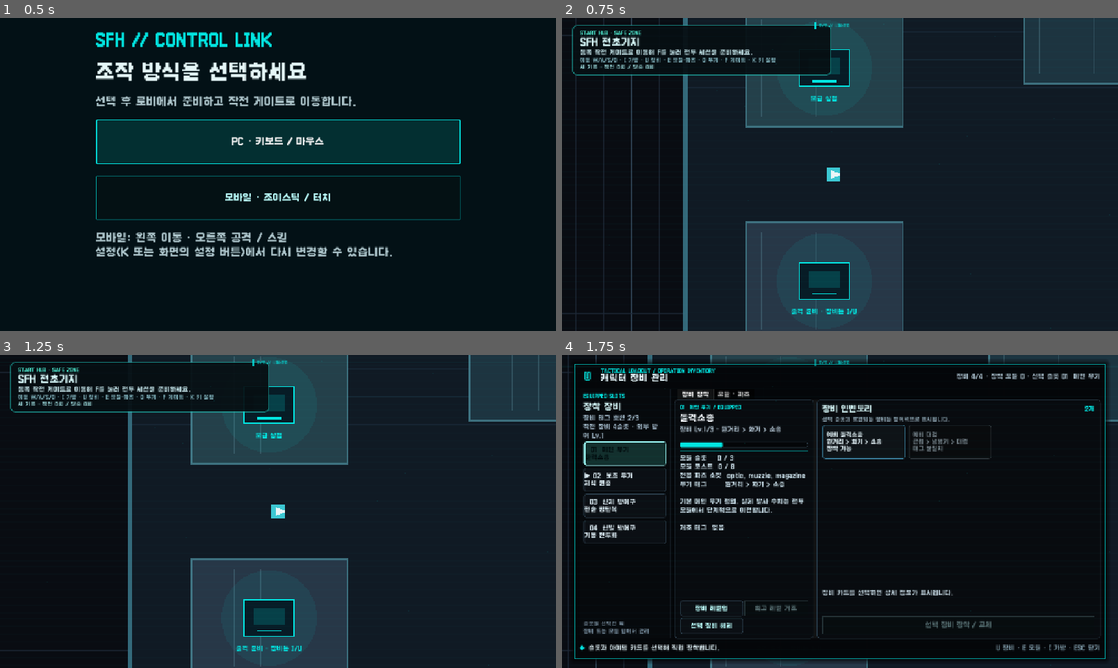
Above: before the commit, frames 1-4 (two rows, left to right).
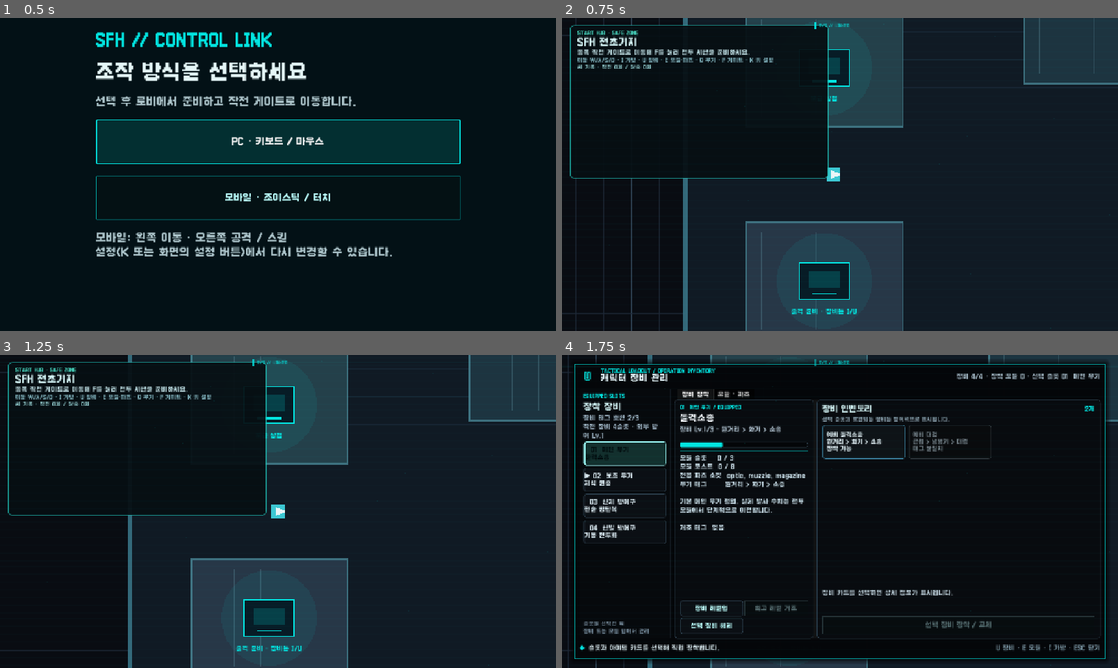
Above: after the commit, the same moments.

Repository: aedws/SFH
Game: Godot game, scene res://game/scenes/application.tscn
Two runs of this game, one before a commit and one after it. Both use one fixed random seed, a clock stepped at 60 frames per second and the inputs below.
Inputs (mouse positions are in pixels of both pictures, inside the frame that each line leads up to):
- Up to frame 1 (0.5 s): no input
- Up to frame 2 (0.75 s): click "PC · 키보드 / 마우스" at 0.5 s
- Up to frame 3 (1.25 s): no input
- Up to frame 4 (1.75 s): tap Enter (ui_accept) at 1.25, 1.52 s; move the mouse to (962, 495) at 1.27 s; hold D (move_right) from 1.28 s (still down); hold Q (switch_weapon) from 1.28 s (still down); click (962, 495) at 1.42 s; tap U (toggle_equipment) at 1.55 s

Frame 1 is identical in both runs. In frame 2, 4.7% of the frame differs, in the area x 1-49%, y 2-52%; in frame 3, 4.4%; in frame 4, nothing differs.

Commit message:
fix: preserve PC sizing and stabilize mobile rotation and remapped skills

Diff:
--- a/docs/assets/code-module-map.json
+++ b/docs/assets/code-module-map.json
@@ -1,6 +1,6 @@
 {
   "schema_version": 1,
-  "source_sha256": "7cffe2b518fed07b54838e0106388042501626d4284bab5a6a8933d7693c3bb8",
+  "source_sha256": "a5ff486ef024e04dc74db8f7605ee64b97038fc3c27c3370dba2171abbc4f747",
   "layers": [
     {
       "id": "contract",
--- a/game/features/minimap/minimap.gd
+++ b/game/features/minimap/minimap.gd
@@ -121,8 +121,8 @@
 		set_anchors_preset(Control.PRESET_TOP_RIGHT)
 		offset_left = -150
 		offset_right = -14
-		offset_top = 58
-		offset_bottom = 148
+		offset_top = 158 if viewport_width < 720 else 58
+		offset_bottom = offset_top + 90
 		return
 	responsive_layout_mode = &"edge_compact" if compact else &"full_map_compact"
 	map_view.custom_minimum_size = Vector2(154, 98) if compact else Vector2(196, 126)
--- a/game/features/mobile_controls/control_mode_entry.gd
+++ b/game/features/mobile_controls/control_mode_entry.gd
@@ -39,7 +39,7 @@
 	status = _label("", 15, Color("ffce85"))
 	resized.connect(_layout)
 	if launch_game:
-		get_window().size_changed.connect(_resize_viewport)
+		get_window().size_changed.connect(_queue_resize)
 		_resize_viewport()
 	_layout()
 	if settings.call(&"get_snapshot").get(&"mobile_controls_mode") == &"on":
@@ -67,6 +67,9 @@
 func _resize_viewport() -> void:
 	get_window().content_scale_size = ViewportPolicy.logical_size(get_window().size, true)
 
+func _queue_resize() -> void:
+	_resize_viewport.call_deferred()
+
 func _layout() -> void:
 	if card == null:
 		return
@@ -82,7 +85,8 @@
 	choosing = true
 	mode_selected.emit(mode)
 	if launch_game:
-		get_window().size_changed.disconnect(_resize_viewport)
+		get_window().size_changed.disconnect(_queue_resize)
+		get_window().set_meta(&"sfh_control_entry", true)
 		get_window().content_scale_size = ViewportPolicy.logical_size(get_window().size, mode == &"on")
 		_enter_game()
 
--- a/game/features/mobile_controls/mobile_control_pad.gd
+++ b/game/features/mobile_controls/mobile_control_pad.gd
@@ -23,6 +23,7 @@
 var settings_provider: Node
 var action_buttons: Dictionary = {}
 var pressed_actions: Dictionary = {}
+var emitted_actions: Dictionary = {}
 var touchscreen_override: Variant = null
 var movement_group: Control
 var combat_group: Control
@@ -36,6 +37,8 @@
 var refresh_elapsed := 0.0
 var original_mouse_emulation := true
 var focus_available := true
+var original_scale_size := Vector2i.ZERO
+var managed_mobile_scale := false
 
 
 func _ready() -> void:
@@ -45,8 +48,9 @@
 	_build_ui()
 	resized.connect(_apply_layout)
 	visibility_changed.connect(_on_visibility_changed)
-	get_window().size_changed.connect(_resize_viewport)
+	get_window().size_changed.connect(func(): _resize_viewport.call_deferred())
 	original_mouse_emulation = Input.emulate_mouse_from_touch
+	original_scale_size = Vector2i(1280, 720) if get_window().has_meta(&"sfh_control_entry") else get_window().content_scale_size
 	_apply_layout()
 	visible = false
 
@@ -84,6 +88,7 @@
 		_send_action(action_id, false)
 		(action_buttons[action_id] as Button).set_pressed_no_signal(false)
 	pressed_actions.clear()
+	emitted_actions.clear()
 
 
 func set_context_enabled(enabled: bool) -> void:
@@ -114,10 +119,15 @@
 	Input.emulate_mouse_from_touch = original_mouse_emulation
 
 
-func configure_runtime(skills: Node, movement: Node) -> void:
+func configure_runtime(skills: Node, movement: Node) -> bool:
+	if skills != null and not skills.has_method(&"get_skill_states"):
+		return false
+	if movement != null and not movement.has_method(&"get_movement_snapshot"):
+		return false
 	skill_provider = skills
 	movement_provider = movement
 	_refresh_status()
+	return true
 
 
 func _process(delta: float) -> void:
@@ -198,9 +208,12 @@
 		var state: Dictionary = states[index]
 		var remaining := float(state.get(&"cooldown_remaining", 0))
 		var label := "READY" if bool(state.get(&"ready", false)) else ("%.1fs" % remaining if remaining > 0 else "WAIT")
+		if remaining <= 0 and not bool(state.get(&"resource_ready", true)):
+			var recovery := float(state.get(&"charge_recovery_remaining", 0))
+			label = "%.1fs" % recovery if int(state.get(&"current_charges", -1)) == 0 else "EN 부족"
 		if not bool(state.get(&"weapon_tags_ready", true)):
 			label = "LOCK"
-		button.text = "%d\n%s" % [index + 1, label]
+		button.text = "%s\n%s" % [String(state.get(&"display_name", str(index + 1))).left(4), label]
 		button.tooltip_text = "스킬 %d · %s · EN %d · 충전 %d/%d" % [index + 1, state.get(&"display_name", ""), state.get(&"energy_cost", 0), state.get(&"current_charges", 0), state.get(&"maximum_charges", 0)]
 		energy_label.text = "EN %d / %d" % [state.get(&"energy_current", 0), state.get(&"energy_maximum", 0)]
 	var dash := action_buttons[&"dash"] as Button
@@ -215,7 +228,11 @@
 	if not adapt_viewport or settings_provider == null:
 		return
 	var mobile := bool(settings_provider.call(&"should_show_mobile_controls", _touchscreen_available()))
-	var target := ViewportPolicy.logical_size(get_window().size, mobile)
+	# 기존 PC/테스트 호스트의 해상도 정책에는 관여하지 않습니다.
+	if not mobile and not managed_mobile_scale:
+		return
+	var target := ViewportPolicy.logical_size(get_window().size, true) if mobile else original_scale_size
+	managed_mobile_scale = mobile
 	if get_window().content_scale_size != target:
 		release_all()
 		get_window().content_scale_size = target
@@ -307,6 +324,8 @@
 		(child as Button).custom_minimum_size = Vector2(44, 44)
 		(child as Button).size_flags_horizontal = Control.SIZE_EXPAND_FILL
 	action_buttons[&"toggle_key_mapping"].text = "설정"
+	for entry in [[&"switch_weapon", "무기"], [&"toggle_map", "지도"], [&"toggle_inventory", "가방"], [&"toggle_equipment", "장비"], [&"toggle_modification", "모듈"]]:
+		action_buttons[entry[0]].text = entry[1]
 
 
 func _place_button(action_id: StringName, x: float, y: float, button_size: float) -> void:
@@ -334,8 +353,19 @@
 
 func _send_action(action_id: StringName, pressed: bool) -> void:
 	# action_press만 사용하면 _unhandled_input 기반 가방/지도/설정이 열리지 않습니다.
+	var resolved: StringName = emitted_actions.get(action_id, action_id)
+	if pressed:
+		# 화면 슬롯은 현재 스킬을 뜻합니다. K에서 Action을 옮겨도 동일한 스킬을 누릅니다.
+		if String(action_id).begins_with("combat_skill_") and is_instance_valid(skill_provider):
+			var index := int(String(action_id).trim_prefix("combat_skill_")) - 1
+			var states: Array = skill_provider.call(&"get_skill_states")
+			if index >= 0 and index < states.size():
+				resolved = StringName(states[index].get(&"input_action", action_id))
+		emitted_actions[action_id] = resolved
+	else:
+		emitted_actions.erase(action_id)
 	var event := InputEventAction.new()
-	event.action = action_id
+	event.action = resolved
 	event.pressed = pressed
 	event.strength = 1.0 if pressed else 0.0
 	Input.parse_input_event(event)
--- a/game/features/presentation_theme/cyberpunk_overlay.gd
+++ b/game/features/presentation_theme/cyberpunk_overlay.gd
@@ -37,6 +37,11 @@
 	return fx_snapshot
 
 
+func set_mobile_layout(enabled: bool) -> void:
+	# 터치 메뉴 위에 장식 상태 문구를 중첩하지 않습니다.
+	status_label.get_parent().visible = not enabled
+
+
 func _process(delta: float) -> void:
 	elapsed += delta
 	var viewport_size := get_viewport().get_visible_rect().size
--- a/game/features/run_setup/combat_hud_presenter.gd
+++ b/game/features/run_setup/combat_hud_presenter.gd
@@ -37,6 +37,22 @@
 var raw_action_bindings: Dictionary = {}
 var avoid_mobile_controls := false
 var tutorial_overlay: Control
+var hub_view: Control
+var hub_hint: Label
+var hub_objective: Label
+var hub_objective_text := ""
+
+
+func attach_hub(view: Control) -> void:
+	hub_view = view
+	hub_hint = view.get_node_or_null("Panel/Margin/Content/Controls") as Label
+	hub_objective = view.get_node_or_null("Panel/Margin/Content/Objective") as Label
+	if hub_objective != null:
+		hub_objective_text = hub_objective.text
+		hub_objective.autowrap_mode = TextServer.AUTOWRAP_WORD_SMART
+	if hub_hint != null:
+		hub_hint.autowrap_mode = TextServer.AUTOWRAP_WORD_SMART
+	_apply_responsive_layout()
 
 
 func attach_tutorial(overlay: Control) -> void:
@@ -402,12 +418,18 @@
 func _apply_layout_for_width(viewport_width: float) -> void:
 	if layout_root == null:
 		return
+	if is_instance_valid(hub_view):
+		_set_top_left_rect(hub_view, 18, 58 if avoid_mobile_controls else 16, minf(420 if avoid_mobile_controls else 596, viewport_width - 36), 116)
+		if hub_hint != null:
+			hub_hint.visible = not avoid_mobile_controls
+		if hub_objective != null:
+			hub_objective.text = "동쪽 작전 게이트에서 ‘사용’을 누르세요." if avoid_mobile_controls else hub_objective_text
 	# 모바일은 패드 자체에 에너지·스킬/대시 대기를 표시합니다. PC용 중복 HUD를 제거합니다.
 	_set_visible(combat_skill_hud, not avoid_mobile_controls)
 	_set_visible(dash_cooldown_hud, not avoid_mobile_controls)
 	if avoid_mobile_controls:
 		layout_mode = &"mobile_touch"
-		_set_top_left_rect(mission_tracker, 18, 58, 260, 94)
+		_set_top_left_rect(mission_tracker, 18, 58, viewport_width - 36 if viewport_width < 720 else 334, 94)
 		_set_top_left_rect(core_panel, 18, 158, 260, 72)
 		_set_top_left_rect(telemetry_panel, 18, 234, 260, 32)
 		_set_visible(action_dock, false)
@@ -416,7 +438,7 @@
 		if viewport_width < 720:
 			_set_top_left_rect(session_socket_hud, 18, 272, viewport_width - 36, 62)
 		else:
-			_set_top_left_rect(session_socket_hud, 294, 58, minf(360, viewport_width - 462), 62)
+			_set_top_left_rect(session_socket_hud, 368, 58, minf(360, viewport_width - 536), 62)
 		_set_center_rect(interaction_prompt, -140, 38, 280, 30)
 		return
 	if viewport_width >= WIDE_LAYOUT_MINIMUM:
--- a/game/scenes/game.gd
+++ b/game/scenes/game.gd
@@ -384,6 +384,7 @@
 ]
 const MOBILE_CONTROL_PAD_METHODS := [
 	&"configure", &"get_snapshot", &"simulate_action", &"release_all", &"set_context_enabled",
+	&"configure_runtime",
 ]
 const ELITE_PURSUIT_METHODS := [&"configure", &"get_snapshot", &"force_evaluate"]
 const SKILL_BINDING_METHODS := [
@@ -564,6 +565,7 @@
 		if button is Button:
 			skill_investment_buttons.append(button)
 	combat_hud_presenter.call(&"install", hud_margin)
+	combat_hud_presenter.call(&"attach_hub", start_hub_hud)
 	restart_button.pressed.connect(_restart_run)
 	setup_close_button.pressed.connect(_close_run_setup)
 	locked_balance_button.pressed.connect(
@@ -1055,6 +1057,8 @@
 	combat_hud_presenter.call(&"apply_user_preferences", resolved_snapshot)
 	if is_instance_valid(minimap) and minimap.has_method(&"set_mobile_layout"):
 		minimap.call(&"set_mobile_layout", resolved_snapshot[&"mobile_controls_visible"])
+	if is_instance_valid(cyberpunk_overlay) and cyberpunk_overlay.has_method(&"set_mobile_layout"):
+		cyberpunk_overlay.call(&"set_mobile_layout", resolved_snapshot[&"mobile_controls_visible"])
 	_refresh_control_hints()
 
 
--- a/game/tests/mobile_control_entry_contract_test.gd
+++ b/game/tests/mobile_control_entry_contract_test.gd
@@ -115,15 +115,21 @@
 		for rect: Rect2 in [snapshot.core_rect, snapshot.telemetry_rect, snapshot.mission_rect]:
 			_check(not rect.intersects(pad.movement_group.get_global_rect()) and not rect.intersects(pad.combat_group.get_global_rect()), "HUD clears both hands %s" % dimensions)
 		_check(root.get_visible_rect().grow(1).encloses(game.minimap.get_global_rect()), "mobile minimap bounds")
+		_check(not snapshot.mission_rect.intersects(game.minimap.get_global_rect()), "mission and minimap do not overlap")
 	var energy_before := float(game.combat_skill_system.get_skill_states()[0].energy_current)
+	var skill_id: StringName = game.combat_skill_system.get_skill_states()[0].skill_id
+	game.skill_binding_service.assign_skill(skill_id, &"combat_skill_9")
+	await _frames(3)
 	_touch(10, pad.joystick.get_global_rect().get_center() + Vector2(50, 0), true)
 	_touch(11, pad.action_buttons[&"primary_attack"].get_global_rect().get_center(), true)
 	_touch(12, pad.action_buttons[&"combat_skill_1"].get_global_rect().get_center(), true)
 	for _i in 10: await physics_frame
 	_check(float(game.combat_skill_system.get_skill_states()[0].energy_current) < energy_before, "third finger casts actual skill while moving and firing")
+	_check(Input.is_action_pressed(&"combat_skill_9") and not Input.is_action_pressed(&"combat_skill_1"), "touch slot follows remapped skill action")
 	_check(not pad.energy_label.text.contains("--"), "touch HUD has current energy")
 	pad.notification(Node.NOTIFICATION_APPLICATION_FOCUS_OUT)
 	_check(not Input.is_action_pressed(&"primary_attack") and not Input.is_action_pressed(&"move_right") and pad.pressed_actions.is_empty(), "background tab releases all")
+	_check(not Input.is_action_pressed(&"combat_skill_9"), "release uses action captured before remapping")
 	pad.notification(Node.NOTIFICATION_APPLICATION_FOCUS_IN)
 	await _frames(3)
 	game.presentation_settings_service.set_mobile_controls_mode(&"off")
Not shown, changed: docs/features/mobile-hud-settings.md
Not shown, changed: docs/quality/e2e-play-session.md
